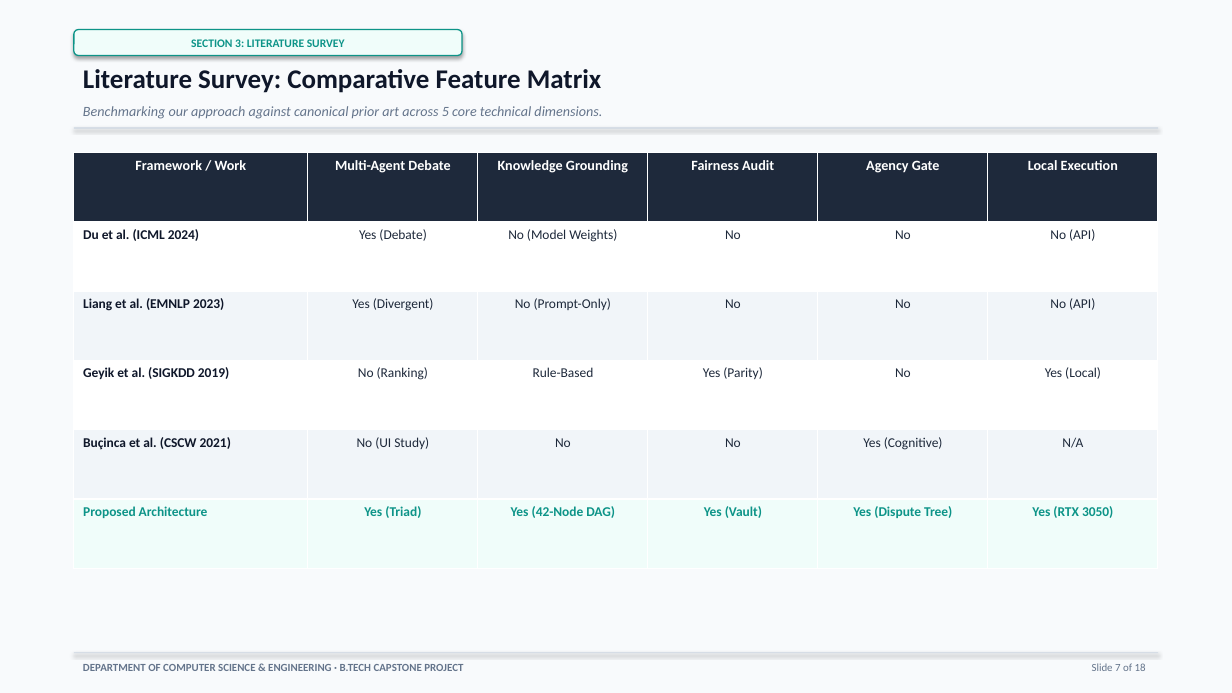
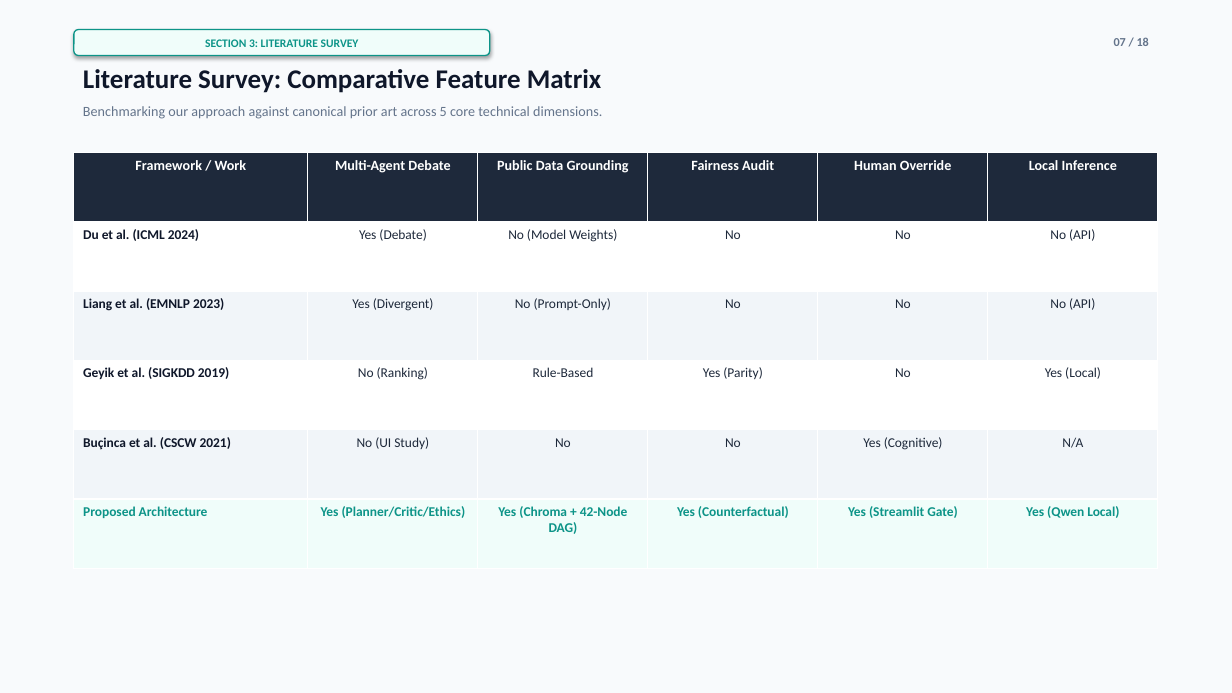
Before and after one commit to parth2024-tech/rai-project, a slide deck: slide 7 of Final_Presentation.pptx. Drawn at 1232x693 pixels with LibreOffice and Linux fonts; fonts in the diff are those of the drawing. Boxes give left, top, right and bottom in pixels: in the first picture for what was removed or moved away, otherwise in the second. Text is boxed around its words. In the diff, an @@ line names an element or a change of style, - is before the commit and + after.

Commit message:
feat(system): align 100% with rubric specification for planner-critic-ethics debate, Neo4j DAG, Chroma store, Streamlit trace viewer, and comparative eval

```diff
--- a/Final_Presentation.pptx
+++ b/Final_Presentation.pptx
@@ rounded rectangle "SECTION 3: LITERATURE SURVEY": place and size @@
-rounded rectangle "SECTION 3: LITERATURE SURVEY" at [74,30,462,55]
+rounded rectangle "SECTION 3: LITERATURE SURVEY" at [74,30,490,55]
@@ text added at [1114,37,1149,46], 9.5 pt, text #64748B, bold @@
+07 / 18
@@ text "Benchmarking our approach against canonical ..." at [83,106,602,119]: italic off @@
@@ rectangle removed at [74,128,1158,128] @@
@@ table at [74,152,1158,568] @@
-row 1: Framework / Work | Multi-Agent Debate | Knowledge Grounding | Fairness Audit | Agency Gate | Local Execution
+row 1: Framework / Work | Multi-Agent Debate | Public Data Grounding | Fairness Audit | Human Override | Local Inference
-row 6: Proposed Architecture | Yes (Triad) | Yes (42-Node DAG) | Yes (Vault) | Yes (Dispute Tree) | Yes (RTX 3050)
+row 6: Proposed Architecture | Yes (Planner/Critic/Ethics) | Yes (Chroma + 42-Node DAG) | Yes (Counterfactual) | Yes (Streamlit Gate) | Yes (Qwen Local)
@@ rectangle removed at [74,653,1158,653] @@
@@ text removed at [83,664,463,671] @@
-DEPARTMENT OF COMPUTER SCIENCE & ENGINEERING · B.TECH CAPSTONE PROJECT
@@ text removed at [1092,663,1146,671] @@
-Slide 7 of 18
```
Also in this commit, not shown: 9 other slides changed, 8 slides added, 8 slides removed, 18 other files.
